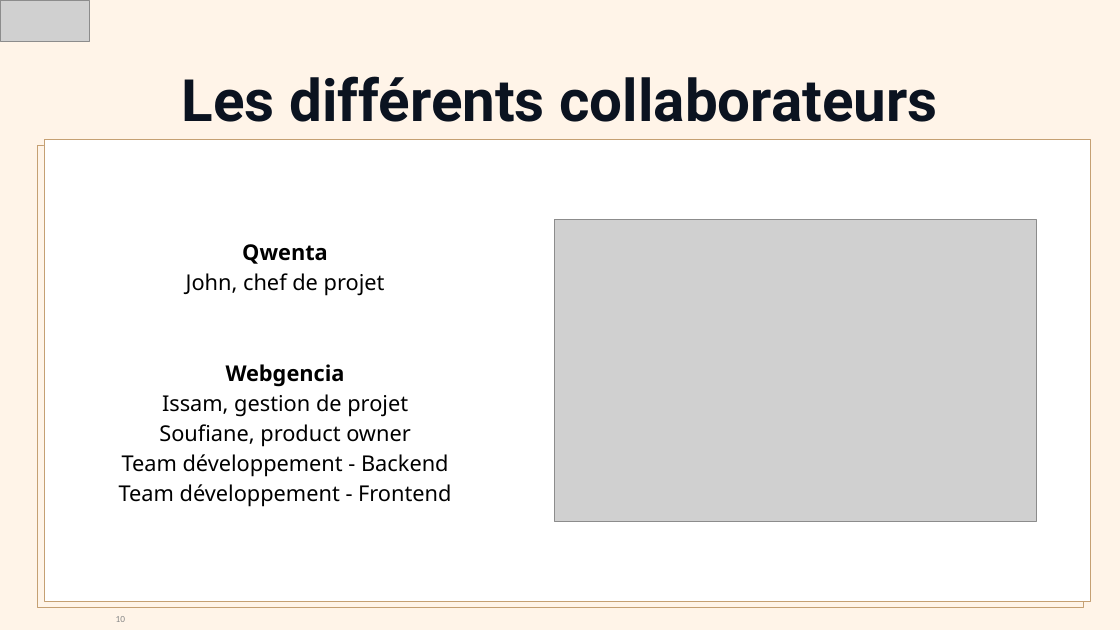
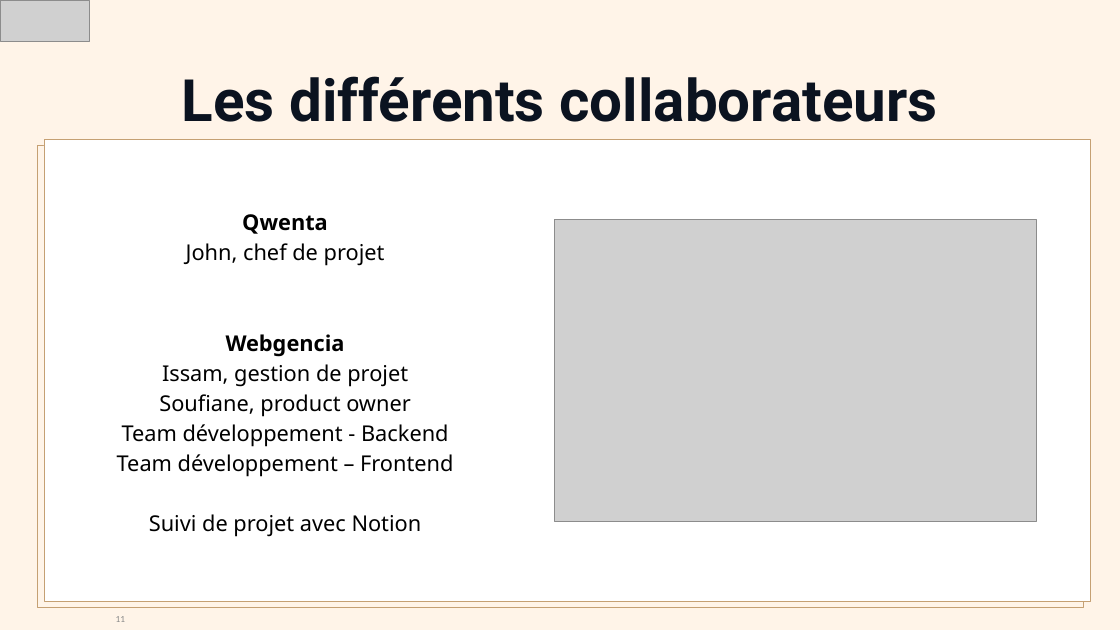
Before and after one commit to Weeskin/P7_-_Planifiez_le_developpement_du_site_de_votre_client, a slide deck: slide 11 of 4_Presentation_générale/Sourice_Pierre_4_solution technique_08022024.pptx (slide 10 before the commit). Drawn at 1120x630 pixels with LibreOffice and Linux fonts; fonts in the diff are those of the drawing; grey boxes stand for pictures. Boxes give left, top, right and bottom in pixels: in the first picture for what was removed or moved away, otherwise in the second. Text is boxed around its words. In the diff, an @@ line names an element or a change of style, - is before the commit and + after.

```diff
--- a/4_Presentation_générale/Sourice_Pierre_4_solution technique_08022024.pptx
+++ b/4_Presentation_générale/Sourice_Pierre_4_solution technique_08022024.pptx
@@ text at (x1=117, y1=454, x2=453, y2=537): text changed @@
-Team développement - Frontend
+Team développement – Frontend
+Suivi de projet avec Notion
```
Also in this commit, not shown: 4 other slides changed, 1 slide added, 1 slide removed, 3 other files.
